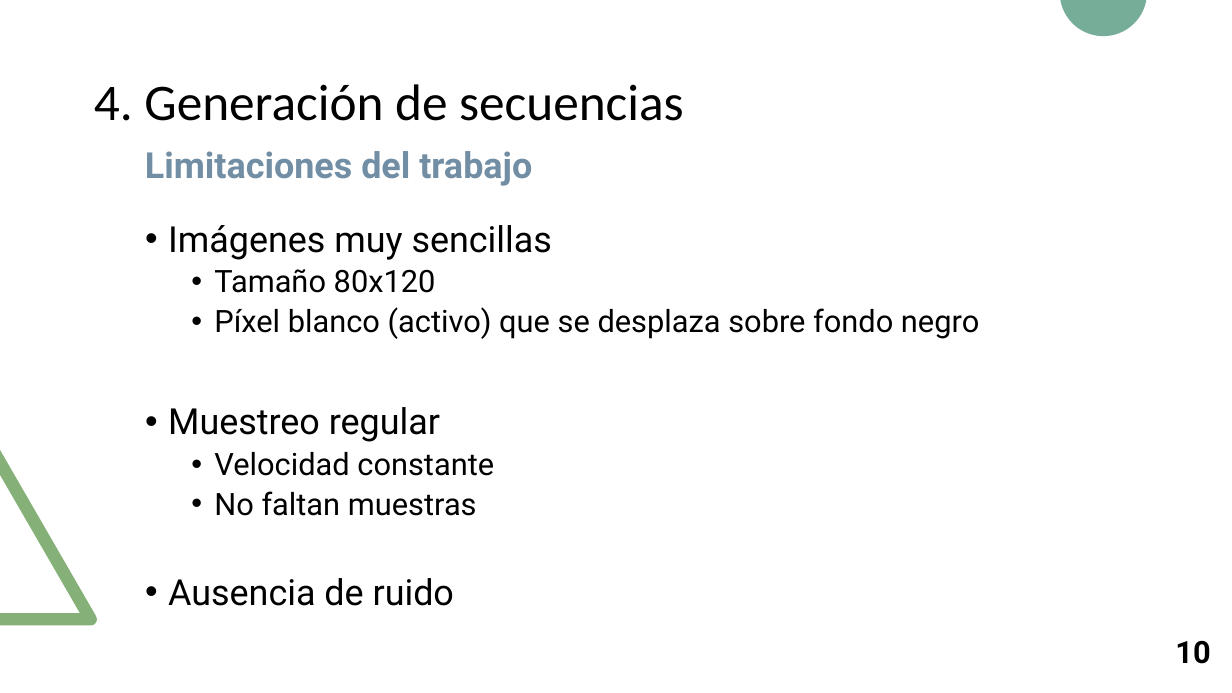
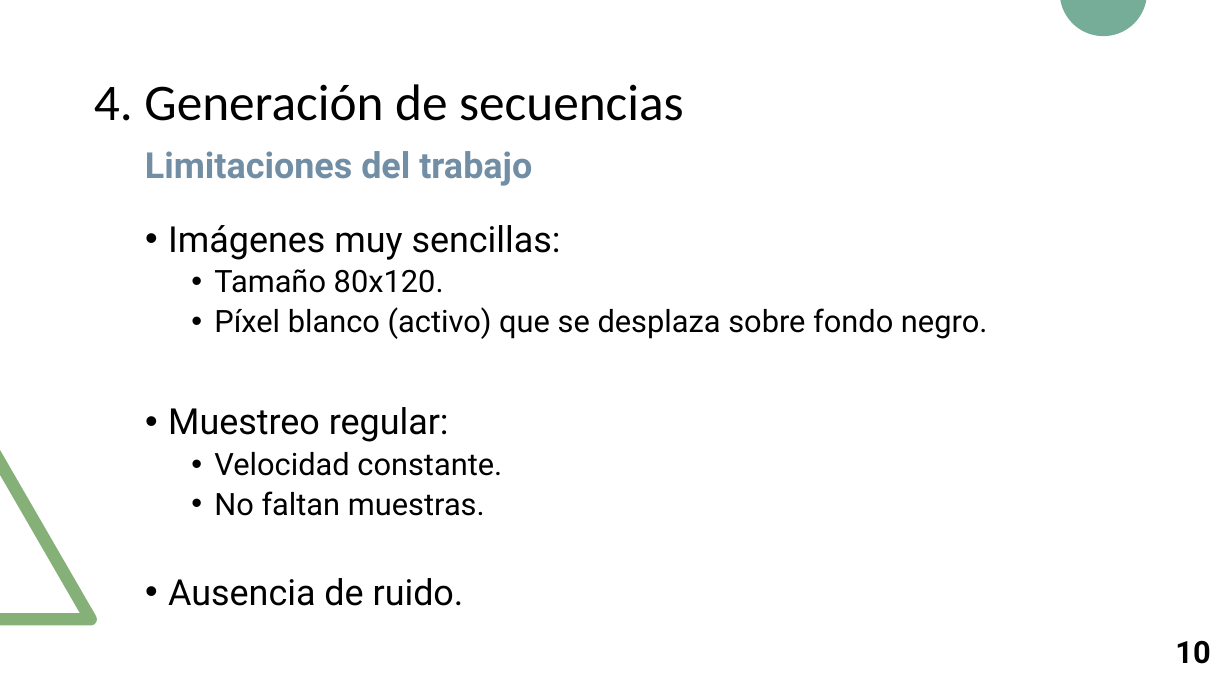
Before and after one commit to RoboticsLabURJC/2017-tfm-nuria-oyaga, a slide deck: slide 11 of Documentation/Presentacion-TFM/Presentacion-TFM.pptx. Drawn at 1232x693 pixels with LibreOffice and Linux fonts; fonts in the diff are those of the drawing. Boxes give left, top, right and bottom in pixels: in the first picture for what was removed or moved away, otherwise in the second. Text is boxed around its words. In the diff, an @@ line names an element or a change of style, - is before the commit and + after.

```diff
--- a/Documentation/Presentacion-TFM/Presentacion-TFM.pptx
+++ b/Documentation/Presentacion-TFM/Presentacion-TFM.pptx
@@ text at [168,225,987,606]: text changed @@
-• Imágenes muy sencillas
-  • Tamaño 80x120
-  • Píxel blanco (activo) que se desplaza sobre fondo negro
-• Muestreo regular
-  • Velocidad constante
-  • No faltan muestras
-• Ausencia de ruido
+• Imágenes muy sencillas:
+  • Tamaño 80x120.
+  • Píxel blanco (activo) que se desplaza sobre fondo negro.
+• Muestreo regular:
+  • Velocidad constante.
+  • No faltan muestras.
+• Ausencia de ruido.
```
Also in this commit, not shown: 20 other slides changed, 1 other file.
